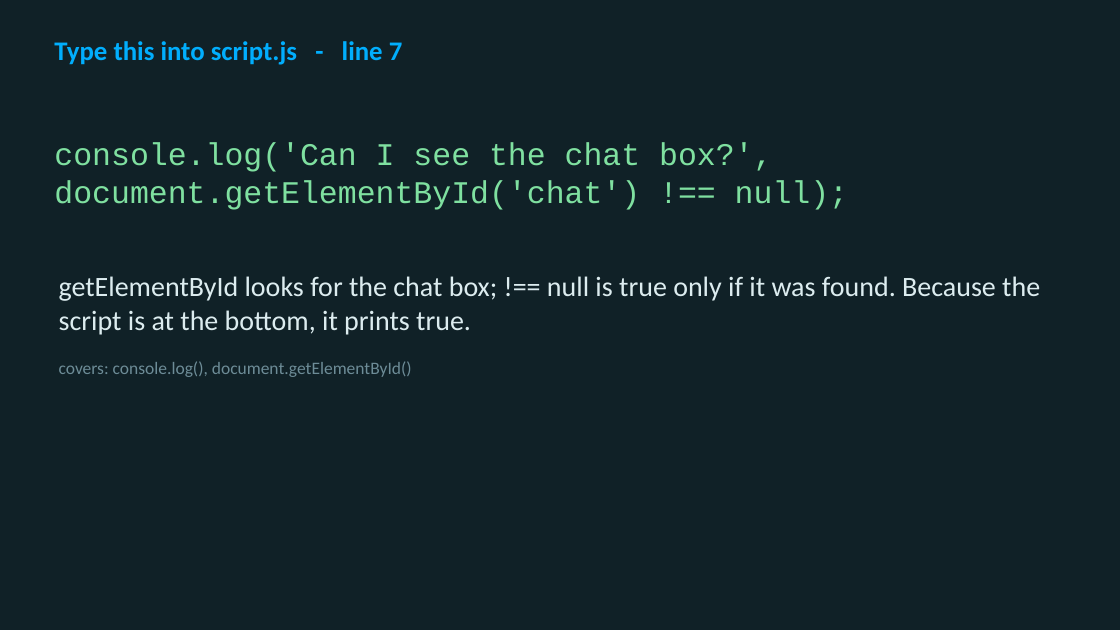
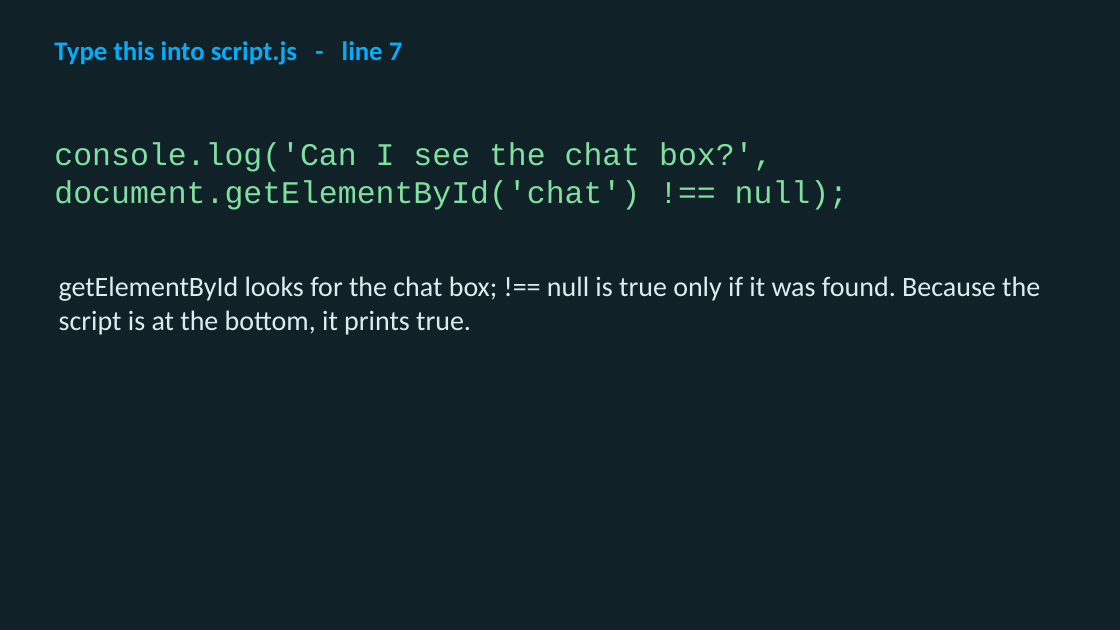
Before and after one commit to utgapps/utgapps.github.io, a slide deck: slide 91 of ai101/slides/week-01.pptx. Drawn at 1120x630 pixels with LibreOffice and Linux fonts; fonts in the diff are those of the drawing. Boxes give left, top, right and bottom in pixels: in the first picture for what was removed or moved away, otherwise in the second. Text is boxed around its words. In the diff, an @@ line names an element or a change of style, - is before the commit and + after.

```diff
--- a/ai101/slides/week-01.pptx
+++ b/ai101/slides/week-01.pptx
@@ text at <box>59,361,412,377</box>: paragraph removed @@
-covers: console.log(), document.getElementById()
```
Also in this commit, not shown: 47 other slides changed, 16 other files.
